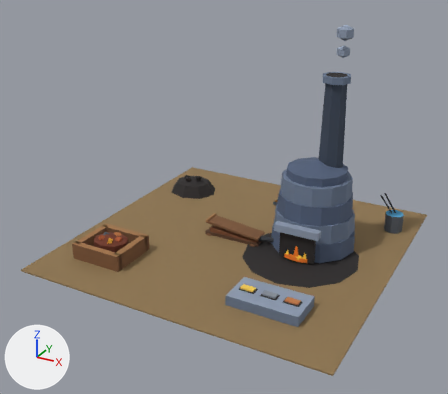
A saved change to the glTF model raccoon/export/bld_smelter_2x2.glb.
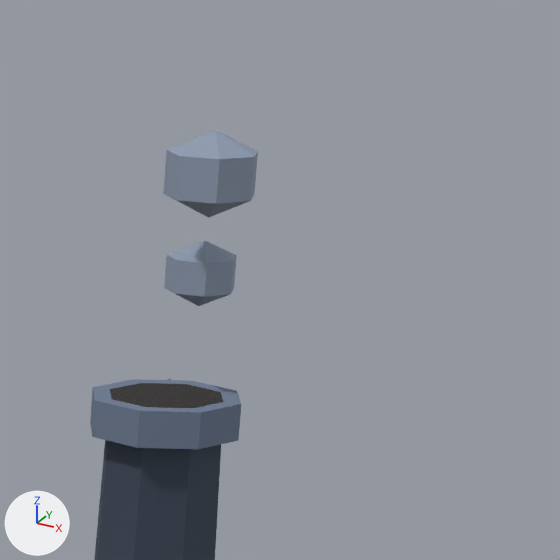
Each version is shown whole from a 50 mm camera at (1.626, -3.193, 1.881) aimed at (-0.03, -0.181, 0.376), then close up on the part from 68% to 92% of the width and 0% to 27% of the height. Arrows for +X, +Y and +Z are at lower left; the lights stay in place. The older version's two pictures come first. Where no turn or scale is listed for an object, it has been applied to the vertices. Vertices at exactly the same position are counted once.

Script lines for the objects in view, before the commit:
```python
me_bld_smelter_2x2 = bpy.data.meshes.new('bld_smelter_2x2')
me_bld_smelter_2x2.from_pydata(...)  # 563 vertices, 930 faces; spans x -0.97..0.97, y -0.97..0.97, z 0.0..1.09
me_bld_smelter_2x2.materials.append(mat_m_palette)  # picture img_palette
me_pr_smoke_1 = bpy.data.meshes.new('pr_smoke_1')
me_pr_smoke_1.from_pydata(...)  # a UV sphere (7 segments, 3 rings, poles along z) spanning x -0.0422..0.0422, y -0.039..0.0433, z -0.04..0.04
me_pr_smoke_1.materials.append(mat_m_palette)  # picture img_palette
me_pr_smoke_2 = bpy.data.meshes.new('pr_smoke_2')
me_pr_smoke_2.from_pydata(...)  # a UV sphere (7 segments, 3 rings, poles along z) spanning x -0.0422..0.0422, y -0.039..0.0433, z -0.04..0.04
me_pr_smoke_2.materials.append(mat_m_palette)  # picture img_palette
me_pr_smoke_3 = bpy.data.meshes.new('pr_smoke_3')
me_pr_smoke_3.from_pydata(...)  # a UV sphere (7 segments, 3 rings, poles along z) spanning x -0.0422..0.0422, y -0.039..0.0433, z -0.04..0.04
me_pr_smoke_3.materials.append(mat_m_palette)  # picture img_palette
ob_bld_smelter_2x2 = bpy.data.objects.new('bld_smelter_2x2', me_bld_smelter_2x2)
ob_bld_smelter_2x2.location = (0.0, 0.0, 0.0)
ob_pr_smoke_1 = bpy.data.objects.new('pr_smoke_1', me_pr_smoke_1)
ob_pr_smoke_1.parent = ob_bld_smelter_2x2
ob_pr_smoke_1.location = (0.481, 0.244, 1.105)
ob_pr_smoke_1.scale = (0.0407, 0.0407, 0.0407)
ob_pr_smoke_2 = bpy.data.objects.new('pr_smoke_2', me_pr_smoke_2)
ob_pr_smoke_2.parent = ob_bld_smelter_2x2
ob_pr_smoke_2.location = (0.501, 0.264, 1.218)
ob_pr_smoke_2.scale = (0.888, 0.888, 0.888)
ob_pr_smoke_3 = bpy.data.objects.new('pr_smoke_3', me_pr_smoke_3)
ob_pr_smoke_3.parent = ob_bld_smelter_2x2
ob_pr_smoke_3.location = (0.521, 0.212, 1.332)
ob_pr_smoke_3.scale = (1.13, 1.13, 1.13)
```
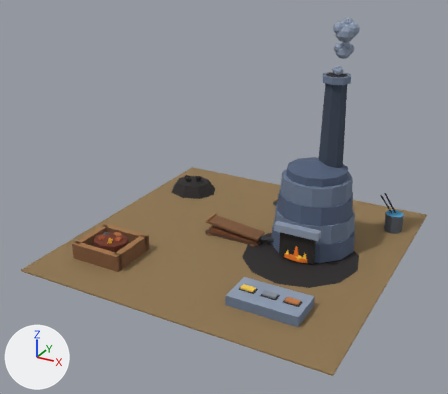
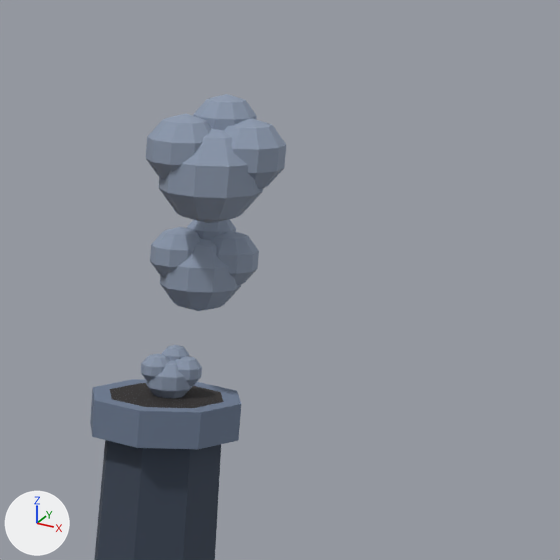
Changed parts and their boxes (x1, y1, x2, y2) in the close-ups (560 x 560 px):
'pr_smoke_3', reshaped, rescaled (47% wider, 46% taller): before (163, 130, 258, 218); after (146, 94, 286, 223)
'pr_smoke_2', reshaped, rescaled: before (164, 240, 237, 306); after (150, 219, 259, 311)
'pr_smoke_1', rescaled (not visible before): after (141, 345, 202, 398)

The change in detail:
me_pr_smoke_2 is used by ob_pr_smoke_2; parent ob_bld_smelter_2x2; location (0.501, 0.264, 1.218); scale (0.888, 0.888, 0.888).
me_pr_smoke_2 had 16 vertices, 28 faces and spanned x -0.0422..0.0422, y -0.039..0.0433, z -0.04..0.04.
me_pr_smoke_2 now has 168 vertices, 320 faces and spans x -0.051..0.0553, y -0.0428..0.0428, z -0.0405..0.0625.
me_pr_smoke_2 part 1: 16 vertices removed from x -0.0422..0.0422, y -0.039..0.0433, z -0.04..0.04; 168 vertices added at x -0.051..0.0553, y -0.0428..0.0428, z -0.0405..0.0625.
me_pr_smoke_3 is used by ob_pr_smoke_3; parent ob_bld_smelter_2x2; location (0.521, 0.212, 1.332); scale (1.13, 1.13, 1.13).
me_pr_smoke_3 had 16 vertices, 28 faces and spanned x -0.0422..0.0422, y -0.039..0.0433, z -0.04..0.04.
me_pr_smoke_3 now has 168 vertices, 320 faces and spans x -0.051..0.0553, y -0.0428..0.0428, z -0.0405..0.0625.
me_pr_smoke_3 part 2: 16 vertices removed from x -0.0422..0.0422, y -0.039..0.0433, z -0.04..0.04; 168 vertices added at x -0.051..0.0553, y -0.0428..0.0428, z -0.0405..0.0625.
Object 'pr_smoke_1' (ob_pr_smoke_1) is rescaled from (0.0407, 0.0407, 0.0407) to (0.577, 0.577, 0.577).
Object 'pr_smoke_2' (ob_pr_smoke_2) is rescaled from (0.888, 0.888, 0.888) to (1.01, 1.01, 1.01).
Object 'pr_smoke_3' (ob_pr_smoke_3) is rescaled from (1.13, 1.13, 1.13) to (1.27, 1.27, 1.27).
